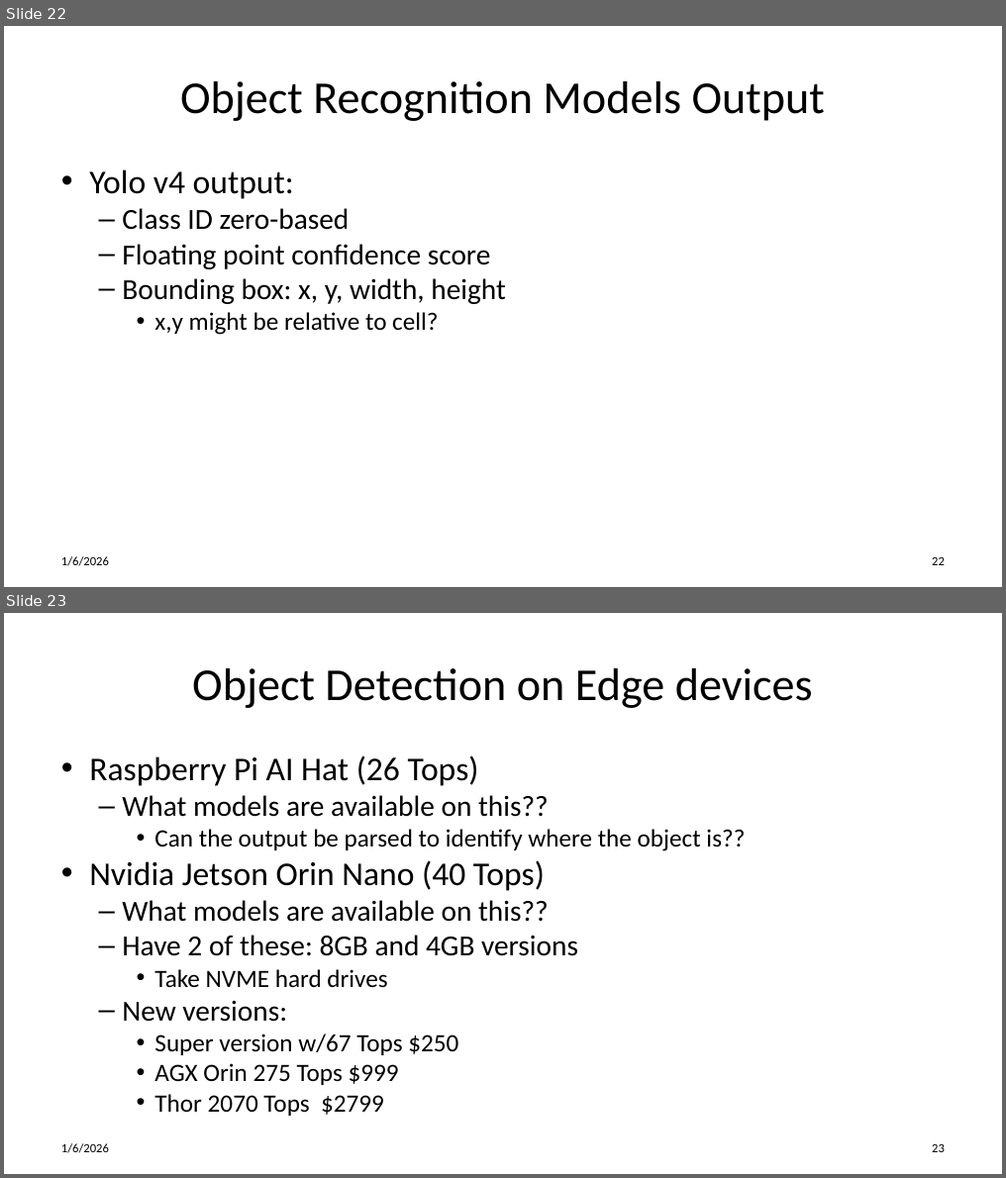
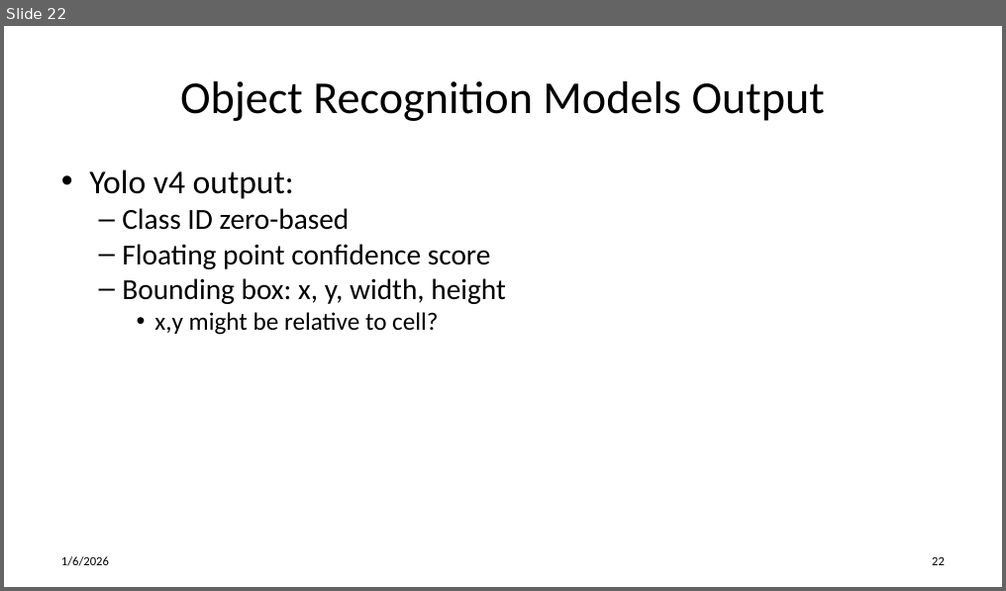
Before and after one commit to gigaprog/p_presentations, a slide deck: AI/AI PyTorch.pptx. Shown one above the other, each under a label of ours: slides 22 and 23 before the commit, slide 22 after it. The pictures are 1006x1178 and 1006x591 pixels, drawn with LibreOffice and Linux fonts; fonts in the diff are those of the drawing. Boxes give left, top, right and bottom in pixels: in the first picture for what was removed or moved away, otherwise in the second. Text is boxed around its words. In the diff, an @@ line names an element or a change of style, - is before the commit and + after.

```diff
--- a/AI/AI PyTorch.pptx
+++ b/AI/AI PyTorch.pptx
@@ slide 23 removed at (x1=4, y1=613, x2=1002, y2=1174), background #FFFFFF @@
@@ title removed at (x1=192, y1=668, x2=813, y2=708) @@
-Object Detection on Edge devices
@@ text removed at (x1=89, y1=756, x2=745, y2=1116) @@
-• Raspberry Pi AI Hat (26 Tops)
-  – What models are available on this??
-    • Can the output be parsed to identify where the object is??
-• Nvidia Jetson Orin Nano (40 Tops)
-  – What models are available on this??
-  – Have 2 of these: 8GB and 4GB versions
-    • Take NVME hard drives
-  – New versions:
-    • Super version w/67 Tops $250
-    • AGX Orin 275 Tops $999
-    • Thor 2070 Tops $2799
@@ text removed at (x1=61, y1=1144, x2=109, y2=1154) @@
-1/6/2026
@@ page number removed at (x1=932, y1=1145, x2=944, y2=1153) @@
-23
```
Also in this commit, not shown: 1 other file.
